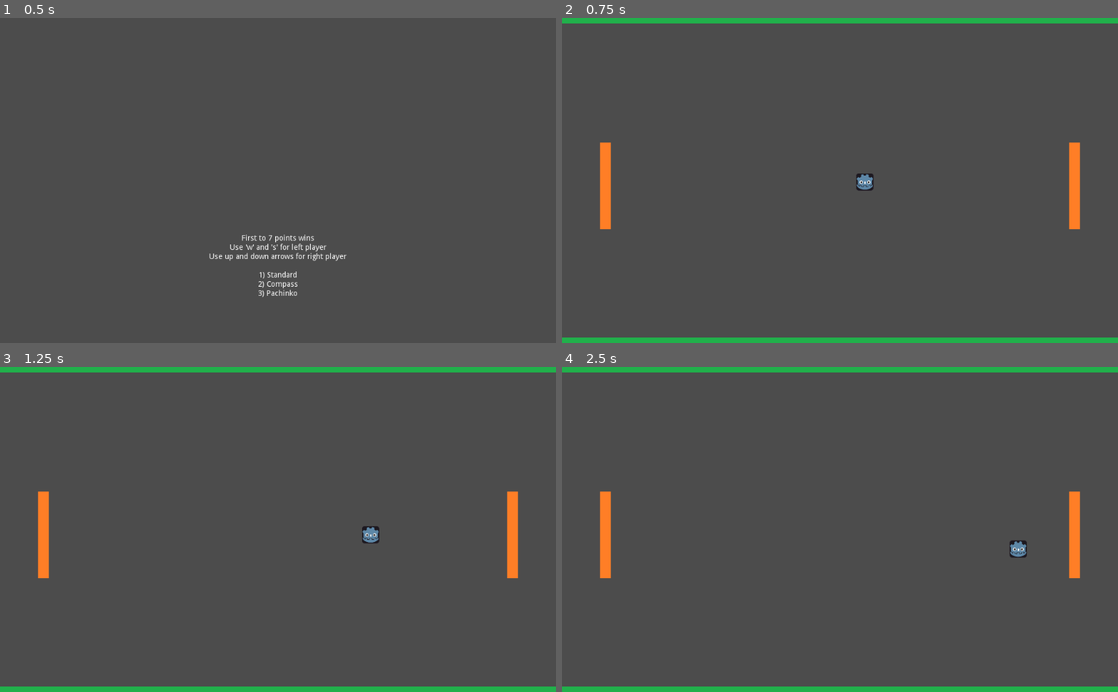
Above: before the commit, frames 1-4 (two rows, left to right).
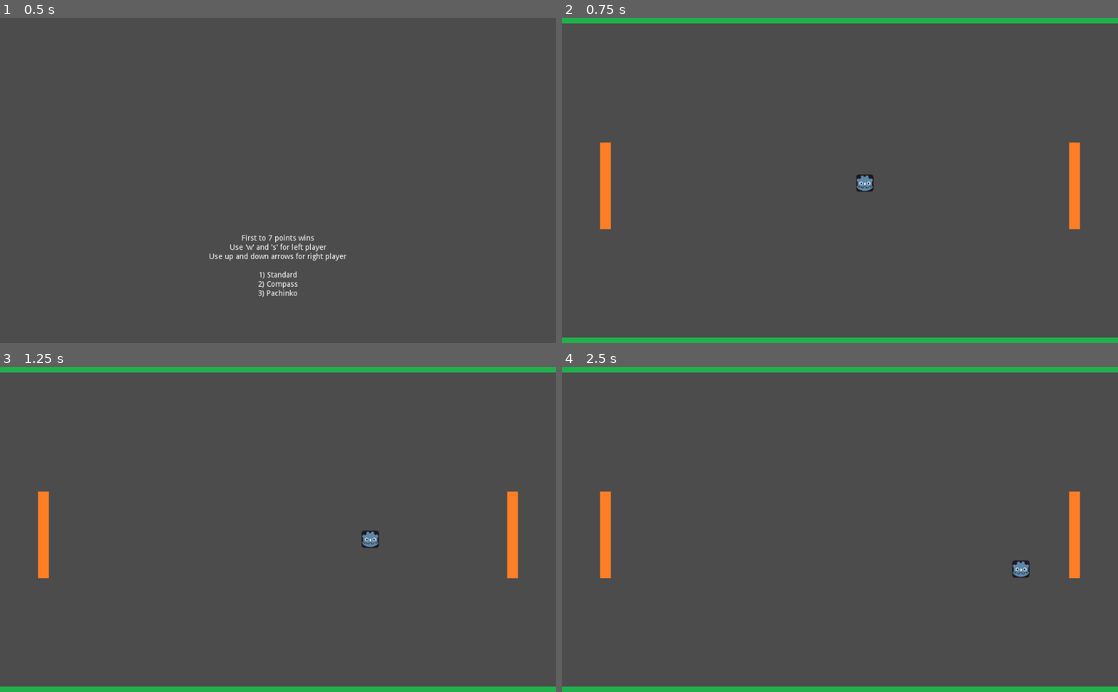
Above: after the commit, the same moments.

Repository: DanCorder/pong
Game: Godot game, scene res://title.tscn
Same seed, same stepped clock (60 frames per second), same inputs: the game is played once before the commit and once after it.
Inputs:
- Up to frame 1 (0.5 s): no input
- Up to frame 2 (0.75 s): tap Enter (ui_accept) at 0.5 s; hold 1 from 0.53 s (still down)
- Up to frame 3 (1.25 s): keep holding 1; tap Enter (ui_accept) at 0.77 s
- Up to frame 4 (2.5 s): release 1 at 1.28 s; tap 1 at 1.35, 2.3 s; tap Enter (ui_accept) at 1.52 s; hold 2 from 2.03 s (still down)

Frame 1 is identical in both runs. In frame 2, less than 0.1% of the frame differs, in the area x 52-56%, y 47-54%; in frame 3, 0.2%; in frame 4, 0.3%, in the area x 80-85%, y 53-65%.

Commit message:
fix: make horizontal serves impossible

Diff:
--- a/courts/base.gd
+++ b/courts/base.gd
@@ -35,7 +35,7 @@
 
 func get_serve_direction() -> Vector2:
 	var vx = rand_range(1, 2)
-	var vy = rand_range(0, 0.5)
+	var vy = rand_range(0.1, 0.5)
 	var direction = rand_range(-1, 1)
 	return Vector2(vx, vy) * direction
 
